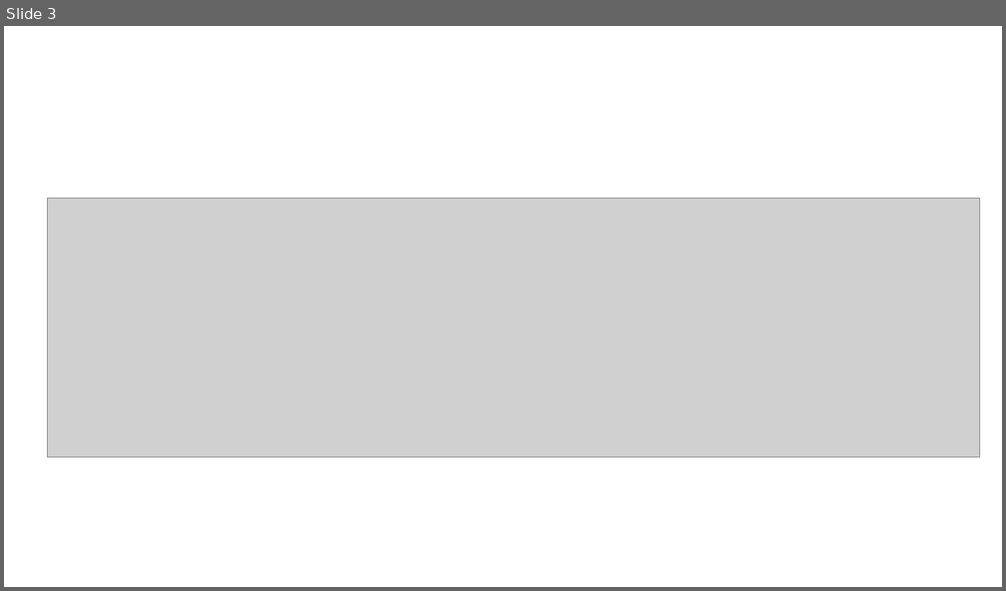
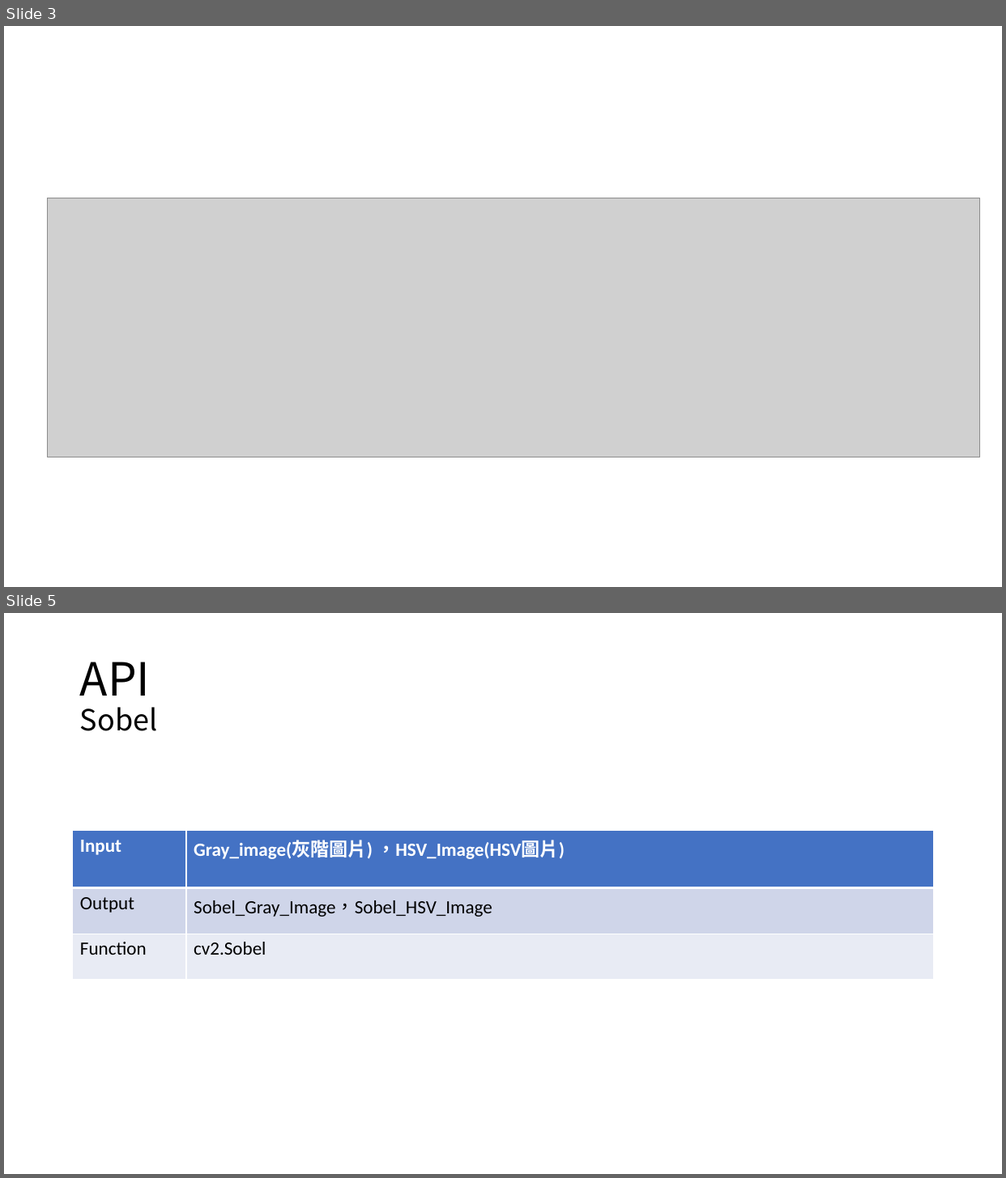
Before and after one commit to Koukya/image_processing_HW1, a slide deck: HW1.pptx. Shown one above the other, each under a label of ours: slide 3 before the commit, slides 3 and 5 after it; the slides between them are not shown. The pictures are 1006x591 and 1006x1178 pixels, drawn with LibreOffice and Linux fonts; fonts in the diff are those of the drawing; grey boxes stand for pictures. Boxes give left, top, right and bottom in pixels: in the first picture for what was removed or moved away, otherwise in the second. Text is boxed around its words. In the diff, an @@ line names an element or a change of style, - is before the commit and + after.

```diff
--- a/HW1.pptx
+++ b/HW1.pptx
@@ slide 5 added at <box>4,613,1002,1174</box>, background #FFFFFF @@
@@ title added at <box>80,662,157,731</box>, 28 pt, text #000000 @@
+API
+Sobel
@@ table added at <box>73,831,934,974</box>, 3 rows, 2 columns @@
+Input | Gray_image(灰階圖片) ，HSV_Image(HSV圖片)
+Output | Sobel_Gray_Image，Sobel_HSV_Image
+Function | cv2.Sobel
```
Also in this commit, not shown: 4 other slides added.
